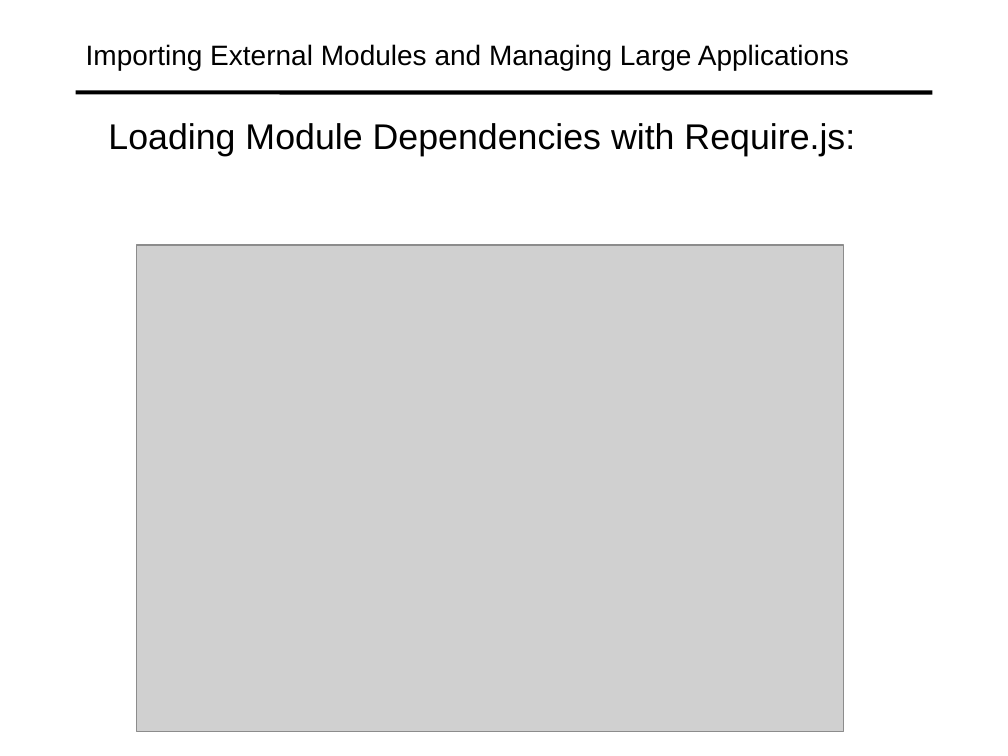
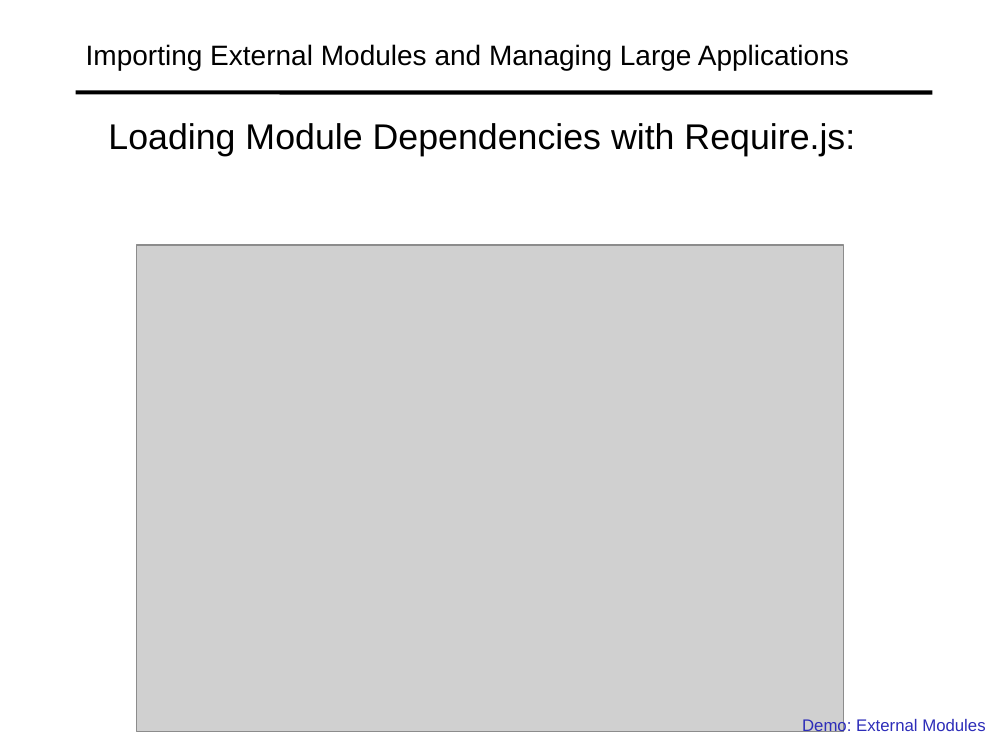
Before and after one commit to specter01wj/Jago_Link_Training, a slide deck: slide 16 of Angular/Angular7/TypeScript Fundamentals/4.Modules/L4_Modules.ppt. Drawn at 1008x756 pixels with LibreOffice and Linux fonts; fonts in the diff are those of the drawing; grey boxes stand for pictures. Boxes give left, top, right and bottom in pixels: in the first picture for what was removed or moved away, otherwise in the second. Text is boxed around its words. In the diff, an @@ line names an element or a change of style, - is before the commit and + after.

Commit message:
09/05/2019 v1

```diff
--- a/Angular/Angular7/TypeScript Fundamentals/4.Modules/L4_Modules.ppt
+++ b/Angular/Angular7/TypeScript Fundamentals/4.Modules/L4_Modules.ppt
@@ text added at (802, 717, 985, 735), 12 pt, text #2D2DB9 @@
+  Demo: External Modules
```
